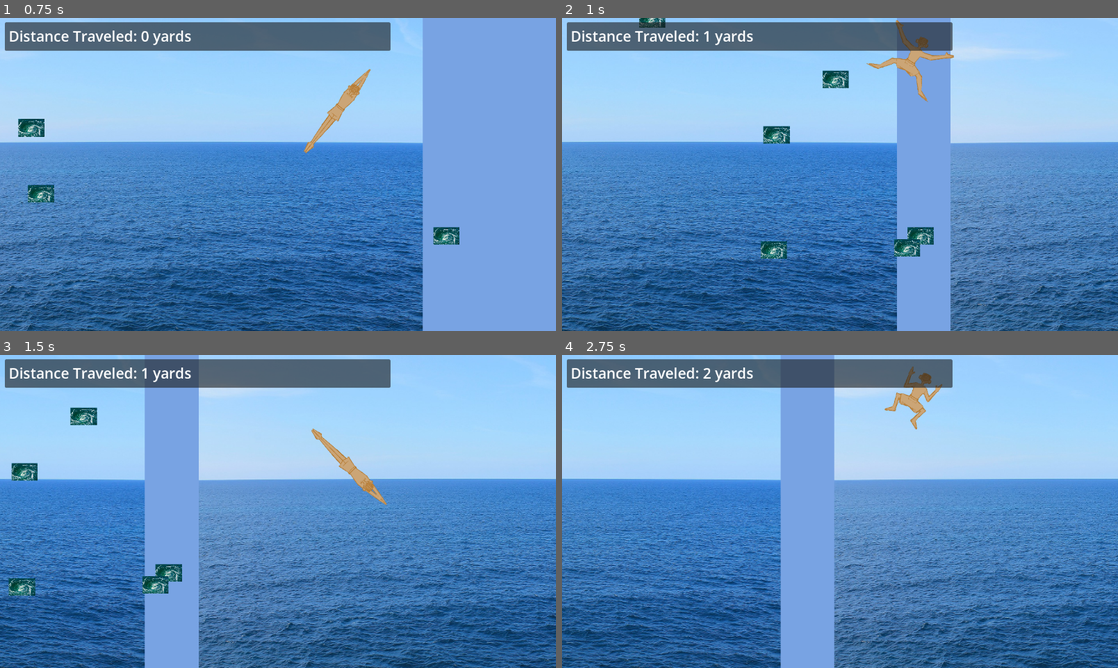
Above: before the commit, frames 1-4 (two rows, left to right).
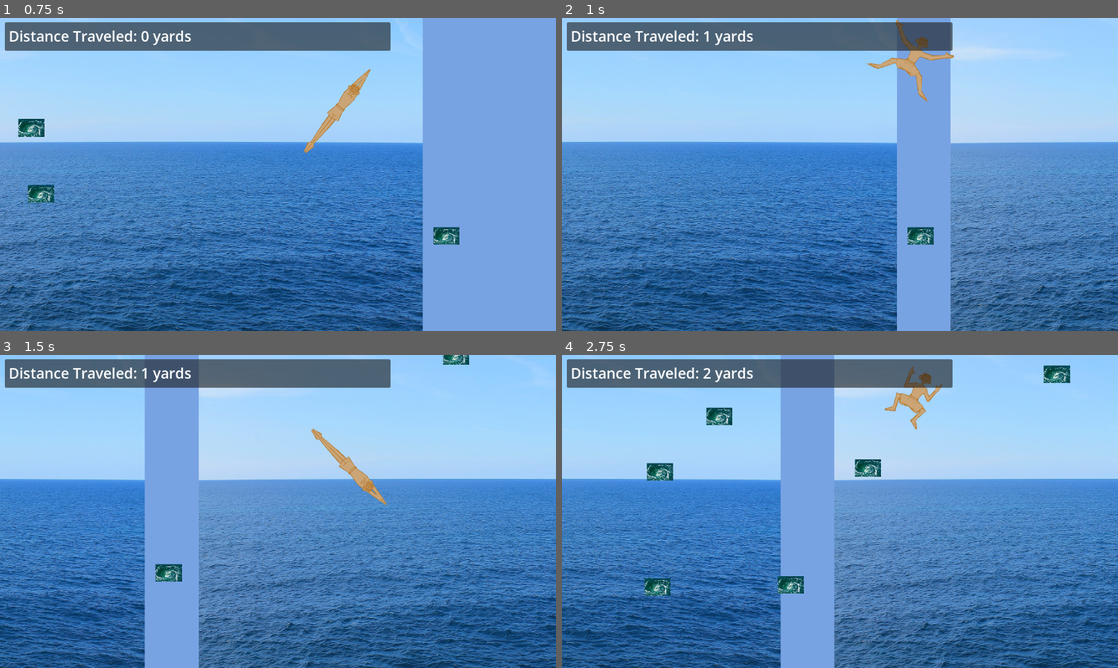
Above: after the commit, the same moments.

Repository: sophieTheProgrammer/microjam-island-61
Game: Godot game, scene res://scenes/game.tscn
The game is run twice, just before and just after one commit, with the same random seed, the same clock (stepped at 60 frames per second) and the same inputs.
Inputs (mouse positions are in pixels of both pictures, inside the frame that each line leads up to):
- Up to frame 1 (0.75 s): tap Enter (ui_accept) at 0.5 s; move the mouse to (400, 158) at 0.52 s; hold Up (up) from 0.53 s (still down); click (400, 158) at 0.6 s
- Up to frame 2 (1 s): keep holding Up (up); tap Enter (ui_accept) at 0.77 s
- Up to frame 3 (1.5 s): move the mouse to (166, 527) at 1.27 s; release Up (up) at 1.28 s; hold Down (down) from 1.28 s (still down); click (166, 527) at 1.35 s
- Up to frame 4 (2.75 s): tap Enter (ui_accept) at 1.52 s; move the mouse to (895, 442) at 2.02 s; release Down (down) at 2.03 s; hold Up (up) from 2.03 s (still down); click (895, 442) at 2.1 s

Frame 1 is identical in both runs. In frame 2, 1.2% of the frame differs, in the area x 13-65%, y 0-77%; in frame 3, 1.2%; in frame 4, 1.6%, in the area x 14-92%, y 3-77%.

Commit message:
chunks :D

Diff:
--- a/scripts/chunk.gd
+++ b/scripts/chunk.gd
@@ -12,8 +12,8 @@
 	for i in range(num):
 		var new_whirlpool = whirlpool_scene.instantiate()
 
-		new_whirlpool.position.x = randf_range(Global.viewport.x / 2, -Global.viewport.x / 2)
-		new_whirlpool.position.y = randf_range(Global.viewport.y / 2, -Global.viewport.y / 2)
+		new_whirlpool.position.x = randf_range(Global.viewport.x / 2, -Global.viewport.x / 2) + self.position.x
+		new_whirlpool.position.y = randf_range(Global.viewport.y / 2, -Global.viewport.y / 2) + self.position.y
 		obstacles.add_child(new_whirlpool)
 
 
